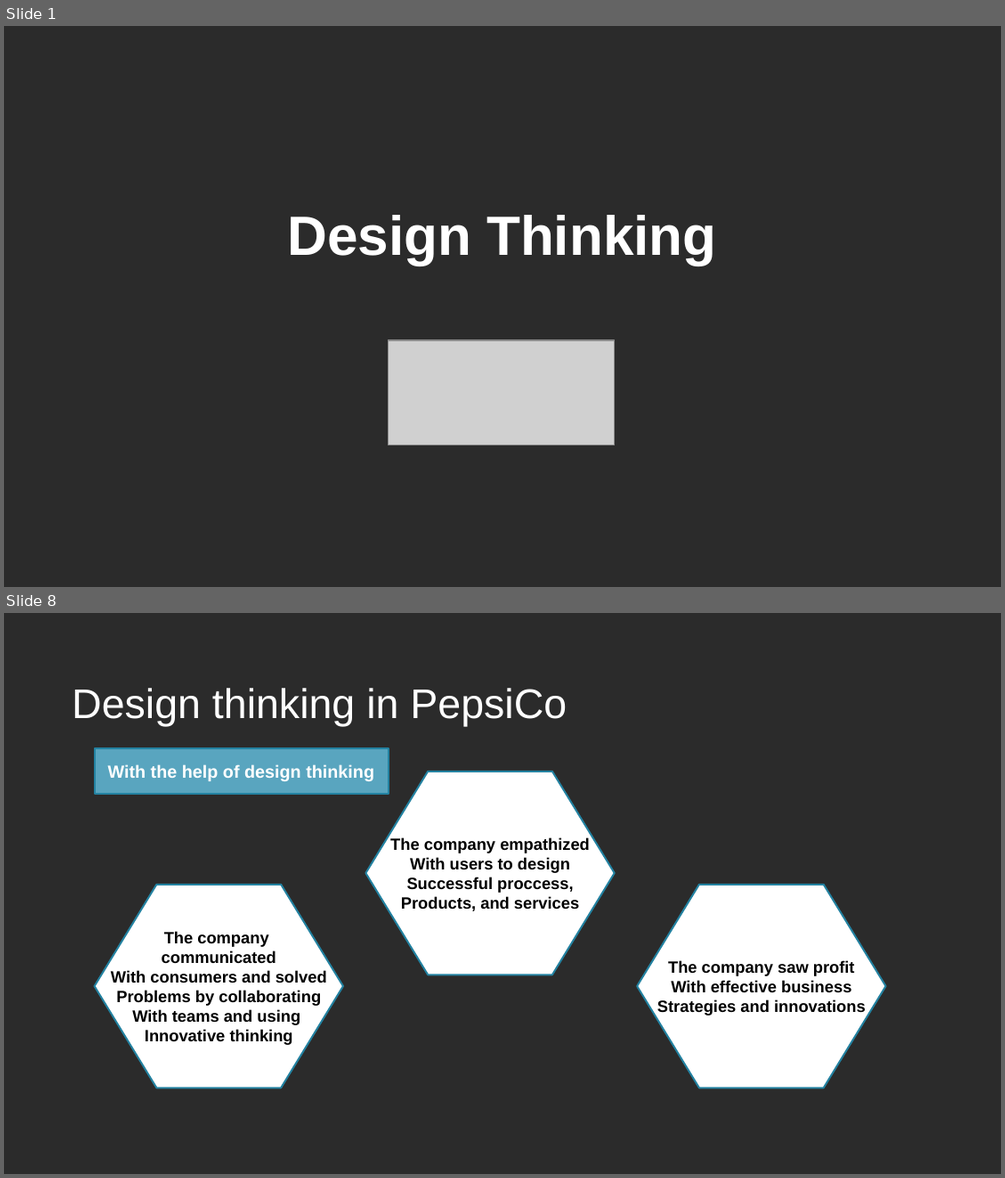
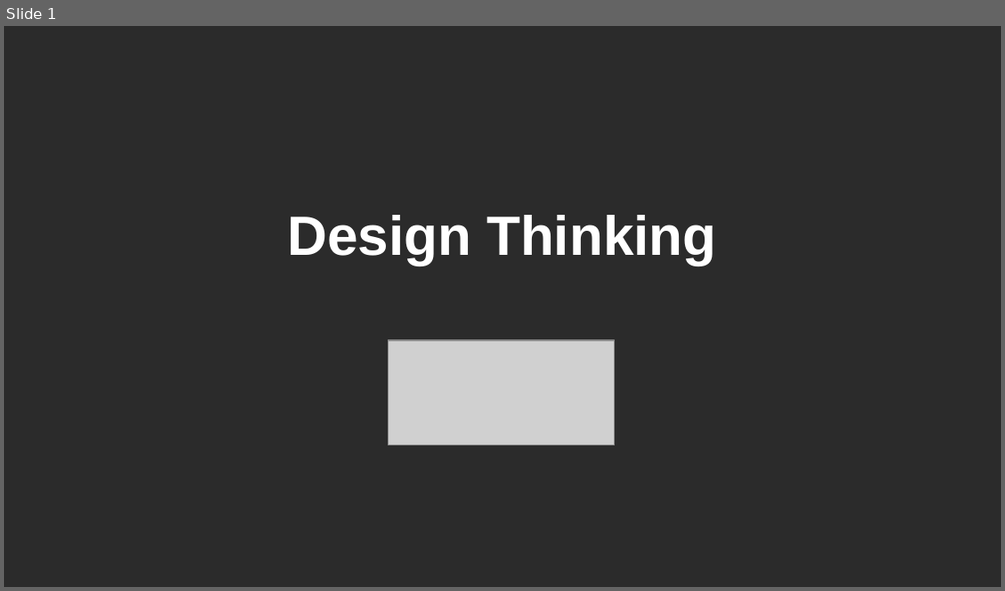
Before and after one commit to jejaksaid/course-flc, a slide deck: design thinking/slide.odp. Shown one above the other, each under a label of ours: slides 1 and 8 before the commit, slide 1 after it; the slides between them are not shown. The pictures are 1005x1178 and 1005x591 pixels, drawn with LibreOffice and Linux fonts; fonts in the diff are those of the drawing; grey boxes stand for pictures; background and template pictures are left out; a plain dark background stands for a picture behind light text. Boxes give left, top, right and bottom in pixels: in the first picture for what was removed or moved away, otherwise in the second. Text is boxed around its words. In the diff, an @@ line names an element or a change of style, - is before the commit and + after.

```diff
--- a/design thinking/slide.odp
+++ b/design thinking/slide.odp
@@ slide 8 removed at <box>4,613,1001,1174</box>, background picture (left out) @@
@@ title removed at <box>72,688,566,726</box> @@
-Design thinking in PepsiCo
@@ rectangle removed at <box>95,748,388,794</box> @@
-With the help of design thinking
@@ hexagon removed at <box>366,771,615,975</box> @@
-The company empathized
-With users to design
-Successful proccess,
-Products, and services
@@ hexagon removed at <box>95,884,343,1088</box> @@
-The company
-communicated
-With consumers and solved
-Problems by collaborating
-With teams and using
-Innovative thinking
@@ hexagon removed at <box>637,884,886,1088</box> @@
-The company saw profit
-With effective business
-Strategies and innovations
```
Also in this commit, not shown: 24 slides added, 7 other slides removed, 24 other files.
